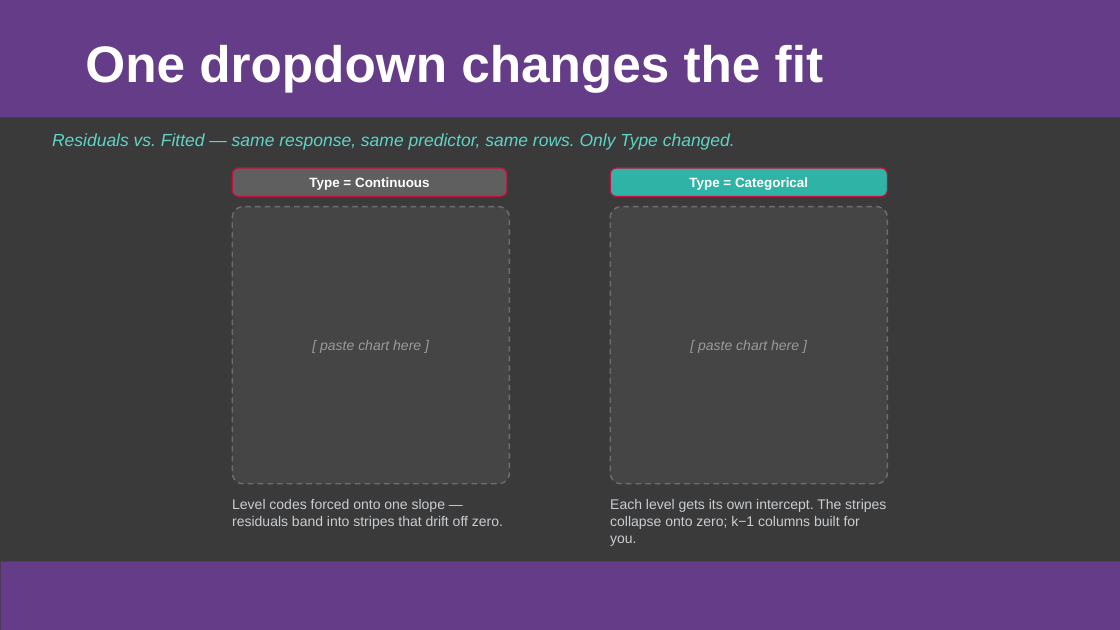
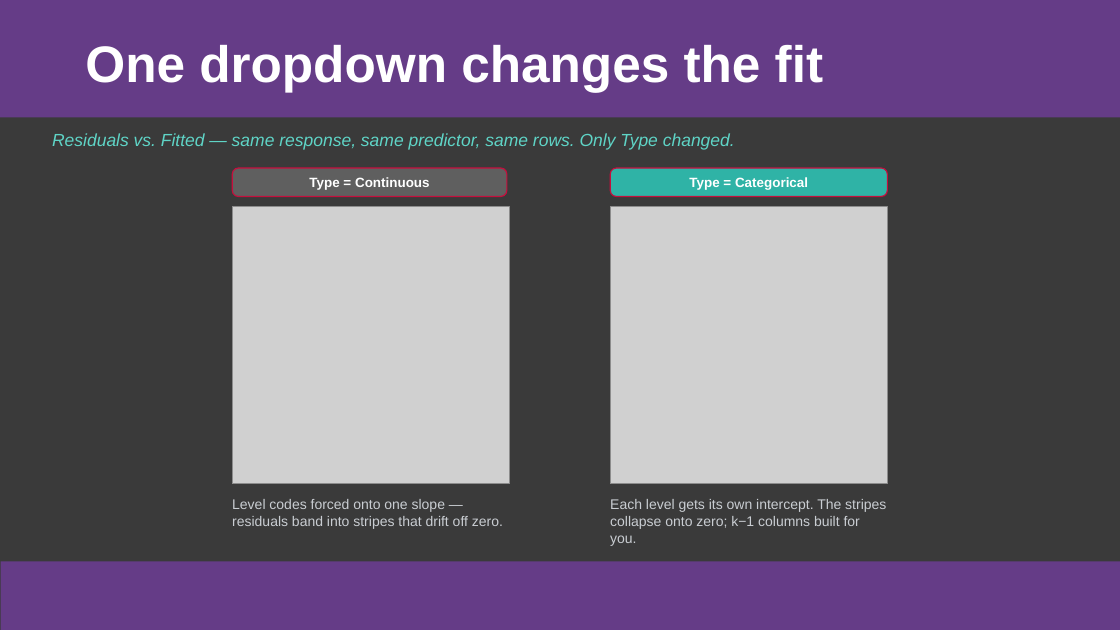
Before and after one commit to colodnerdata/Statistical_Analysis_Lambda_Catalog, a slide deck: slide 12 of Presentations/Statistical_Analysis_LAMBDA_Catalog_CECOP_45min_DARK.pptx. Drawn at 1120x630 pixels with LibreOffice and Linux fonts; fonts in the diff are those of the drawing; grey boxes stand for pictures. Boxes give left, top, right and bottom in pixels: in the first picture for what was removed or moved away, otherwise in the second. Text is boxed around its words. In the diff, an @@ line names an element or a change of style, - is before the commit and + after.

```diff
--- a/Presentations/Statistical_Analysis_LAMBDA_Catalog_CECOP_45min_DARK.pptx
+++ b/Presentations/Statistical_Analysis_LAMBDA_Catalog_CECOP_45min_DARK.pptx
@@ rounded rectangle removed at (233,207,510,484) @@
@@ picture added at (233,207,510,484) @@
@@ rounded rectangle removed at (610,207,887,484) @@
@@ picture added at (610,207,887,484) @@
@@ text removed at (320,340,421,353) @@
-[ paste chart here ]
@@ text removed at (698,340,799,353) @@
-[ paste chart here ]
```
Also in this commit, not shown: 4 other slides changed, 21 other files.
